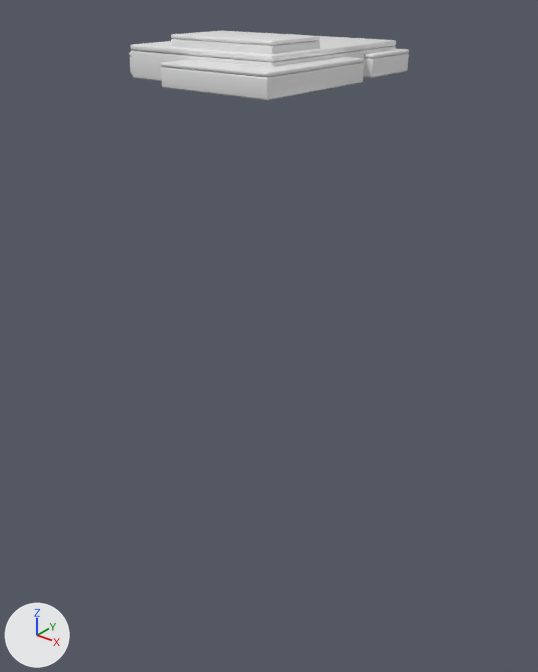
What one commit did to the FBX model Assets/Art/Models/Enviro/Modules/RockGround_01a.fbx.
One viewpoint serves both versions: a 50 mm camera at (24.4, -54.8, 7.2) aimed at (-14.2, -6.5, -22.7). Lighting does not change. The marker at lower left points along +X, +Y and +Z. Where no turn or scale is listed for an object, it has been applied to the vertices.
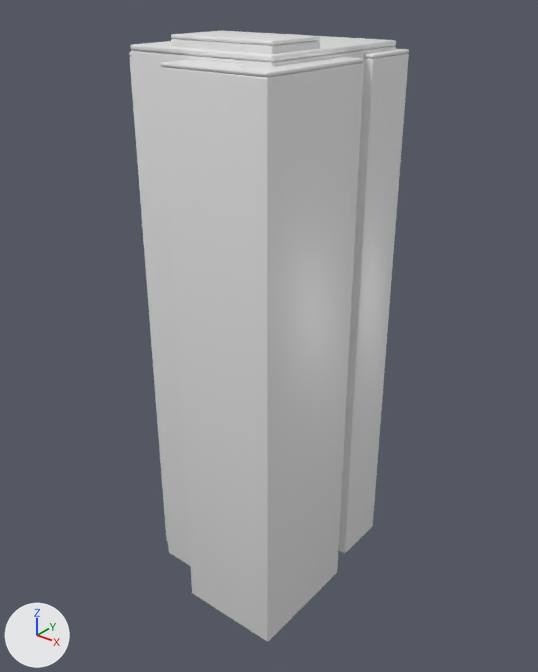
The newer file is also turned or shifted as a whole; pictures and numbers use the older file's frame.

The change in detail:
me_cube_101 has 960 vertices, 980 faces and spans x -8.4..8.7, y -10.8..8.9, z 0.0..3.2.
me_cube_101 is used by ob_cube; location (-15.0, -5.8, 0.0).
me_cube_101 part 1: all 192 vertices in x -8.4..8.7, y -10.8..8.9, z 0.0..0.2 are moved by (0.0, 0.0, -47.6).

Pixel boxes (x1, y1, x2, y2) of what changed, in the pictures (538 x 672 px; the box of a moved part takes in the faces that stretch with it):
'Cube', reshaped (774% taller)
    before: (129, 31, 409, 100)
    after: (129, 31, 409, 642)
part 1 of me_cube_101, moved or reshaped
    before: (130, 63, 408, 100)
    after: (130, 63, 408, 642)
